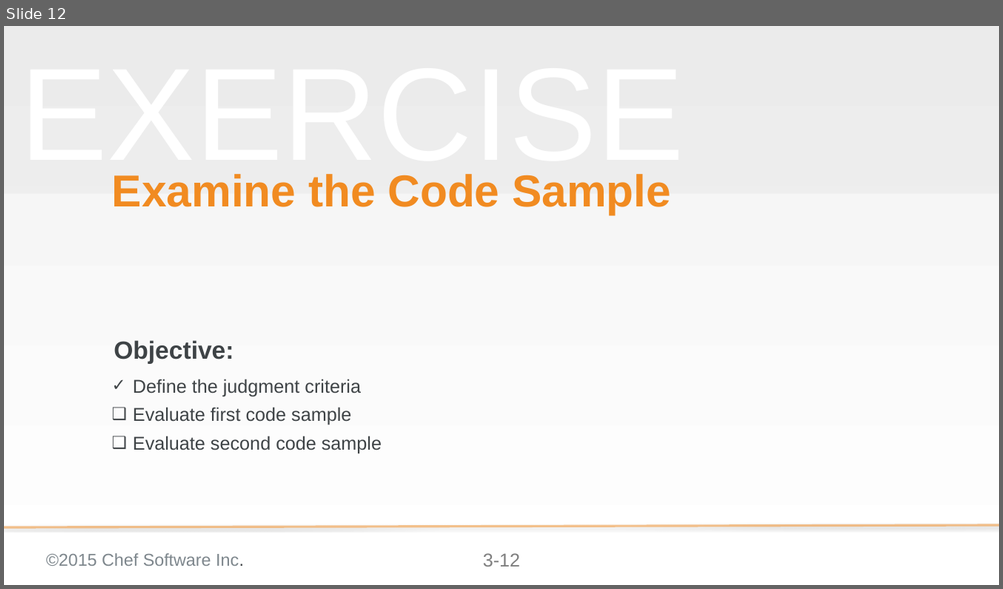
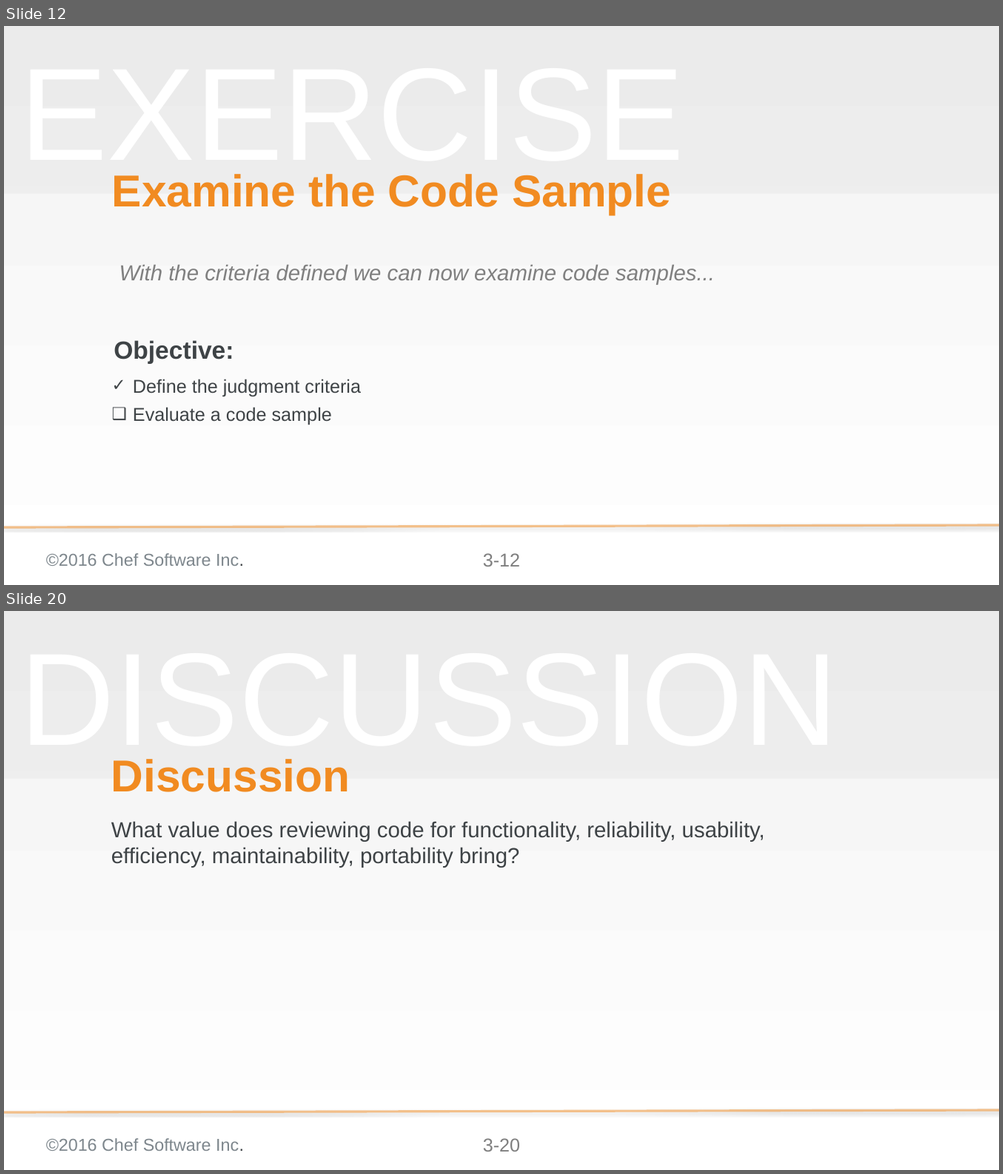
Before and after one commit to chef-training/extending_cookbooks, a slide deck: 03-why_use_custom_resources.pptx. Shown one above the other, each under a label of ours: slide 12 before the commit, slides 12 and 20 after it; the slides between them are not shown. The pictures are 1003x589 and 1003x1174 pixels, drawn with LibreOffice and Linux fonts; fonts in the diff are those of the drawing; background and template pictures are left out. Boxes give left, top, right and bottom in pixels: in the first picture for what was removed or moved away, otherwise in the second. Text is boxed around its words. In the diff, an @@ line names an element or a change of style, - is before the commit and + after.

Commit message:
Updates to Module 03
* Refines the slides that outline the evaluation criteria
* Changes the code to only evaluate a single code sample

```diff
--- a/03-why_use_custom_resources.pptx
+++ b/03-why_use_custom_resources.pptx
@@ slide 20 added at (x1=4, y1=611, x2=999, y2=1170), background gradient #F2F2F2 to #FFFFFF; not listed: 4 template elements that a slide beside it also shows @@
@@ title added at (x1=20, y1=759, x2=837, y2=768), 57.6 pt, text #F18B21, bold @@
+Discussion
@@ text added at (x1=111, y1=759, x2=350, y2=792), 169.3 pt, text #F2F2F2 at 50% opacity @@
+DISCUSSION
@@ subtitle added at (x1=111, y1=821, x2=765, y2=868), 28 pt, text #3E4346 @@
+What value does reviewing code for functionality, reliability, usability, efficiency, maintainability, portability bring?
@@ slide 12 changed as well @@
@@ text added at (x1=119, y1=264, x2=714, y2=285), 28 pt, text #808080, italic @@
+With the criteria defined we can now examine code samples...
@@ text at (x1=133, y1=407, x2=332, y2=426): text changed @@
-❑ Evaluate first code sample
-❑ Evaluate second code sample
+❑ Evaluate a code sample
@@ text at (x1=46, y1=554, x2=244, y2=566): text changed @@
-©2015 Chef Software Inc.
+©2016 Chef Software Inc.
```
Also in this commit, not shown: 10 other slides changed, 9 other slides added, 7 slides removed.
